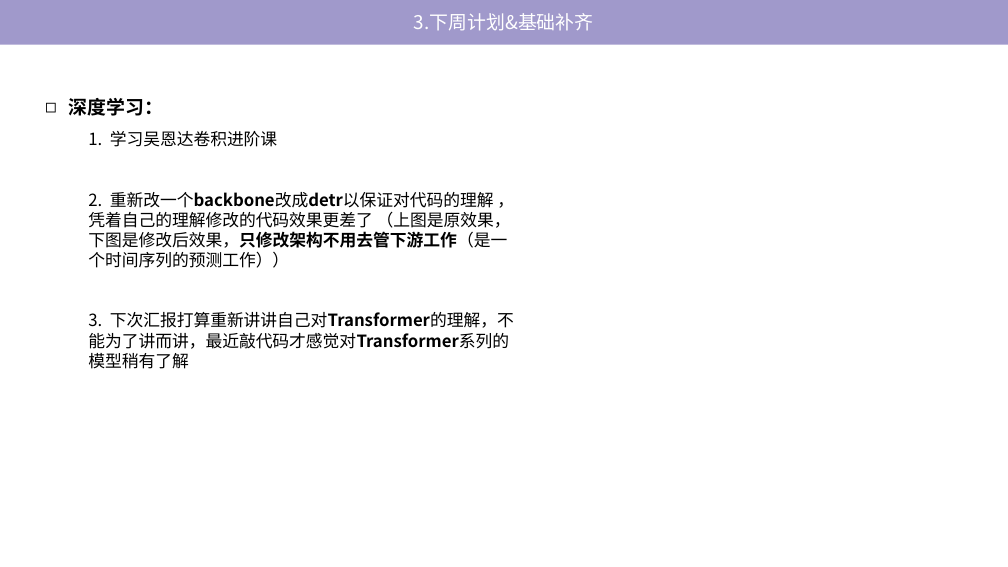
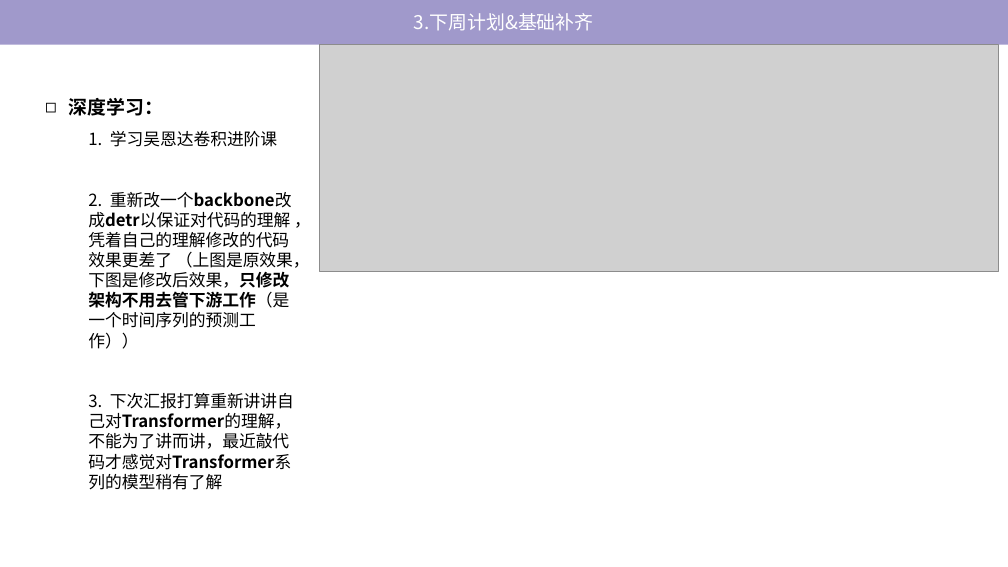
Before and after one commit to tj-messi/cv-computer-visual-tj, a slide deck: slide 9 of 0.组会记录/2024-10-17/report-2024-10-10.pptx. Drawn at 1008x567 pixels with LibreOffice and Linux fonts; fonts in the diff are those of the drawing; grey boxes stand for pictures. Boxes give left, top, right and bottom in pixels: in the first picture for what was removed or moved away, otherwise in the second. Text is boxed around its words. In the diff, an @@ line names an element or a change of style, - is before the commit and + after.

```diff
--- a/0.组会记录/2024-10-17/report-2024-10-10.pptx
+++ b/0.组会记录/2024-10-17/report-2024-10-10.pptx
@@ picture added at (x1=319, y1=45, x2=999, y2=271) @@
@@ text "1. 学习吴恩达卷积进阶课" rewrapped from (x1=88, y1=131, x2=514, y2=349) to (x1=88, y1=131, x2=310, y2=470) @@
```
